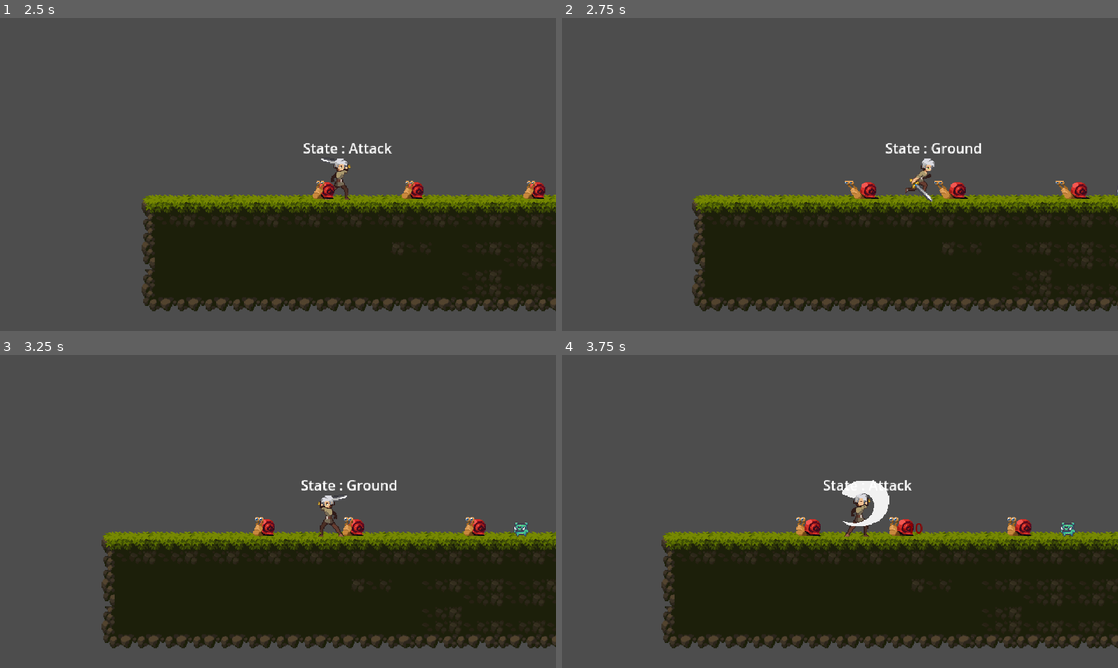
Above: before the commit, frames 1-4 (two rows, left to right).
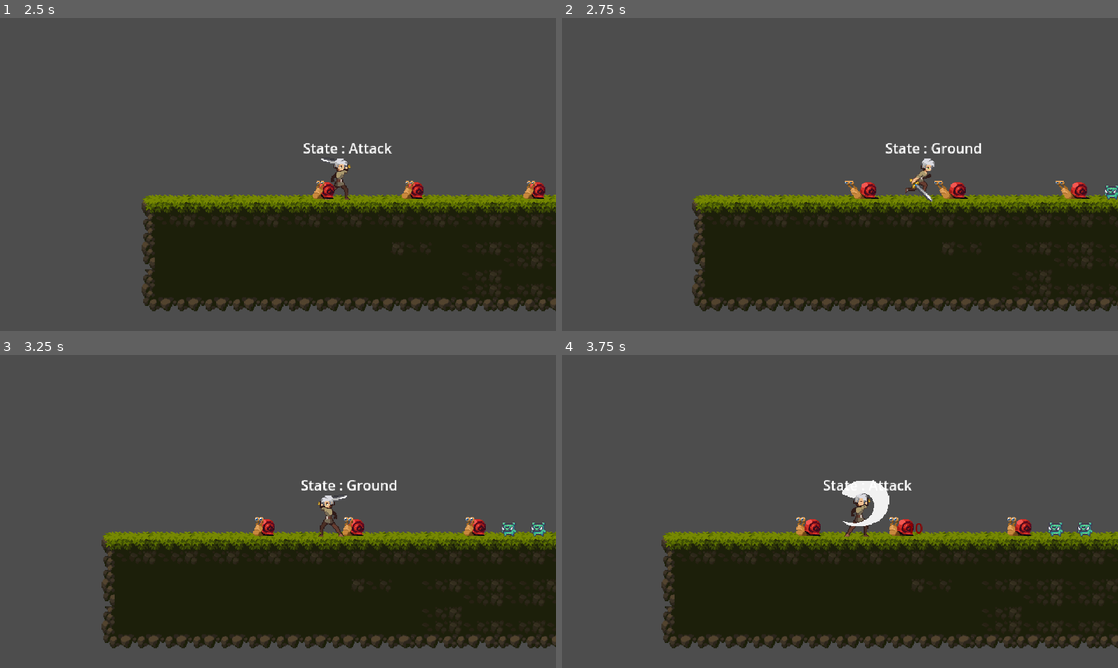
Above: after the commit, the same moments.

Repository: Pikalyx/The-Lost_Woods
Game: Godot game, scene res://main_menu.tscn
The game is run twice, just before and just after one commit, with the same random seed, the same clock (stepped at 60 frames per second) and the same inputs.
Inputs:
- Up to frame 1 (2.5 s): click "Start New Game" at 0.5 s; hold F (attack) 1.28-2.03 s; hold D (right) from 1.28 s (still down); tap Space (jump) at 1.52, 2.27 s; tap F (attack) at 2.1 s
- Up to frame 2 (2.75 s): keep holding D (right)
- Up to frame 3 (3.25 s): release D (right) at 2.78 s; hold A (left) from 2.78 s (still down); hold F (attack) from 2.78 s (still down)
- Up to frame 4 (3.75 s): release A (left) at 3.53 s; release F (attack) at 3.53 s; hold D (right) from 3.53 s (still down); tap F (attack) at 3.6 s

Frame 1 is identical in both runs. In frame 2, less than 0.1% of the frame differs, in the area x 97-100%, y 53-58%; in frame 3, 0.2%, in the area x 90-99%, y 53-58%; in frame 4, 0.2%.

Commit message:
Update pig.tscn

Diff:
--- a/Character/pig.tscn
+++ b/Character/pig.tscn
@@ -1,13 +1,63 @@
-[gd_scene load_steps=7 format=3 uid="uid://cdn7q27whcfsp"]
+[gd_scene load_steps=11 format=3 uid="uid://cdn7q27whcfsp"]
 
 [ext_resource type="Script" path="res://Character/pig.gd" id="1_ds7ua"]
 [ext_resource type="Texture2D" uid="uid://ca1veod7350ch" path="res://Art/03-Pig/Idle (34x28).png" id="2_g2abw"]
+[ext_resource type="Texture2D" uid="uid://ddd25sj5s8i6f" path="res://Art/03-Pig/Run (34x28).png" id="3_drfg6"]
 
 [sub_resource type="RectangleShape2D" id="RectangleShape2D_aw8ki"]
 size = Vector2(18, 17)
 
+[sub_resource type="AnimationNodeAnimation" id="AnimationNodeAnimation_w4oxj"]
+animation = &"run"
+
+[sub_resource type="AnimationNodeStateMachine" id="AnimationNodeStateMachine_bubew"]
+states/Start/position = Vector2(187, 100)
+states/run/node = SubResource("AnimationNodeAnimation_w4oxj")
+states/run/position = Vector2(364, 100)
+
 [sub_resource type="Animation" id="Animation_cesoc"]
 length = 0.001
+tracks/0/type = "value"
+tracks/0/imported = false
+tracks/0/enabled = true
+tracks/0/path = NodePath("Sprite2D:texture")
+tracks/0/interp = 1
+tracks/0/loop_wrap = true
+tracks/0/keys = {
+"times": PackedFloat32Array(0),
+"transitions": PackedFloat32Array(1),
+"update": 0,
+"values": [ExtResource("2_g2abw")]
+}
+tracks/1/type = "value"
+tracks/1/imported = false
+tracks/1/enabled = true
+tracks/1/path = NodePath("Sprite2D:frame")
+tracks/1/interp = 1
+tracks/1/loop_wrap = true
+tracks/1/keys = {
+"times": PackedFloat32Array(0),
+"transitions": PackedFloat32Array(1),
+"update": 0,
+"values": [0]
+}
+tracks/2/type = "value"
+tracks/2/imported = false
+tracks/2/enabled = true
+tracks/2/path = NodePath("Sprite2D:hframes")
+tracks/2/interp = 1
+tracks/2/loop_wrap = true
+tracks/2/keys = {
+"times": PackedFloat32Array(0),
+"transitions": PackedFloat32Array(1),
+"update": 1,
+"values": [6]
+}
+
+[sub_resource type="Animation" id="Animation_oyuvj"]
+resource_name = "idle"
+length = 1.0595
+loop_mode = 1
 tracks/0/type = "value"
 tracks/0/imported = false
 tracks/0/enabled = true
@@ -15,15 +65,40 @@
 tracks/0/interp = 1
 tracks/0/loop_wrap = true
 tracks/0/keys = {
+"times": PackedFloat32Array(0, 0.1, 0.2, 0.3, 0.4, 0.5, 0.6, 0.7, 0.8, 0.9, 1),
+"transitions": PackedFloat32Array(1, 1, 1, 1, 1, 1, 1, 1, 1, 1, 1),
+"update": 0,
+"values": [0, 1, 2, 3, 4, 5, 6, 7, 8, 9, 10]
+}
+tracks/1/type = "value"
+tracks/1/imported = false
+tracks/1/enabled = true
+tracks/1/path = NodePath("Sprite2D:hframes")
+tracks/1/interp = 1
+tracks/1/loop_wrap = true
+tracks/1/keys = {
 "times": PackedFloat32Array(0),
 "transitions": PackedFloat32Array(1),
-"update": 1,
-"values": [0]
+"update": 0,
+"values": [11]
+}
+tracks/2/type = "value"
+tracks/2/imported = false
+tracks/2/enabled = true
+tracks/2/path = NodePath("Sprite2D:texture")
+tracks/2/interp = 1
+tracks/2/loop_wrap = true
+tracks/2/keys = {
+"times": PackedFloat32Array(0),
+"transitions": PackedFloat32Array(1),
+"update": 0,
+"values": [ExtResource("2_g2abw")]
 }
 
-[sub_resource type="Animation" id="Animation_oyuvj"]
-resource_name = "idle"
-length = 1.1
+[sub_resource type="Animation" id="Animation_pxn6s"]
+resource_name = "run"
+length = 0.55
+loop_mode = 1
 tracks/0/type = "value"
 tracks/0/imported = false
 tracks/0/enabled = true
@@ -34,7 +109,7 @@
 "times": PackedFloat32Array(0),
 "transitions": PackedFloat32Array(1),
 "update": 1,
-"values": [ExtResource("2_g2abw")]
+"values": [ExtResource("3_drfg6")]
 }
 tracks/1/type = "value"
 tracks/1/imported = false
@@ -46,7 +121,7 @@
 "times": PackedFloat32Array(0),
 "transitions": PackedFloat32Array(1),
 "update": 1,
-"values": [11]
+"values": [6]
 }
 tracks/2/type = "value"
 tracks/2/imported = false
@@ -55,16 +130,17 @@
 tracks/2/interp = 1
 tracks/2/loop_wrap = true
 tracks/2/keys = {
-"times": PackedFloat32Array(0, 0.1, 0.2, 0.3, 0.4, 0.5, 0.6, 0.7, 0.8, 0.9, 1),
-"transitions": PackedFloat32Array(1, 1, 1, 1, 1, 1, 1, 1, 1, 1, 1),
+"times": PackedFloat32Array(0, 0.1, 0.2, 0.3, 0.4, 0.5),
+"transitions": PackedFloat32Array(1, 1, 1, 1, 1, 1),
 "update": 1,
-"values": [0, 1, 2, 3, 4, 5, 6, 7, 8, 9, 10]
+"values": [0, 1, 2, 3, 4, 0]
 }
 
 [sub_resource type="AnimationLibrary" id="AnimationLibrary_8nm2v"]
 _data = {
 "RESET": SubResource("Animation_cesoc"),
-"idle": SubResource("Animation_oyuvj")
+"idle": SubResource("Animation_oyuvj"),
+"run": SubResource("Animation_pxn6s")
 }
 
 [node name="Enemy" type="CharacterBody2D"]
@@ -72,7 +148,7 @@
 
 [node name="Sprite2D" type="Sprite2D" parent="."]
 texture = ExtResource("2_g2abw")
-hframes = 11
+hframes = 6
 
 [node name="CollisionShape2D" type="CollisionShape2D" parent="."]
 position = Vector2(3, 5.5)
@@ -81,7 +157,12 @@
 [node name="RayCast2D" type="RayCast2D" parent="CollisionShape2D"]
 position = Vector2(-10, -5.5)
 
+[node name="AnimationTree" type="AnimationTree" parent="."]
+tree_root = SubResource("AnimationNodeStateMachine_bubew")
+anim_player = NodePath("../AnimationPlayer")
+
 [node name="AnimationPlayer" type="AnimationPlayer" parent="."]
+method_call_mode = 1
 libraries = {
 "": SubResource("AnimationLibrary_8nm2v")
 }
